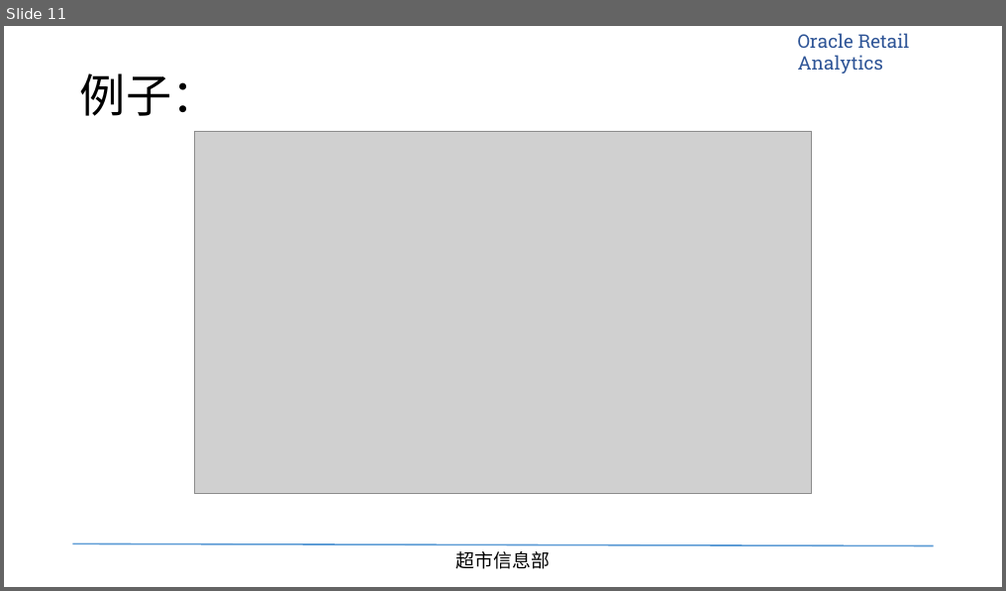
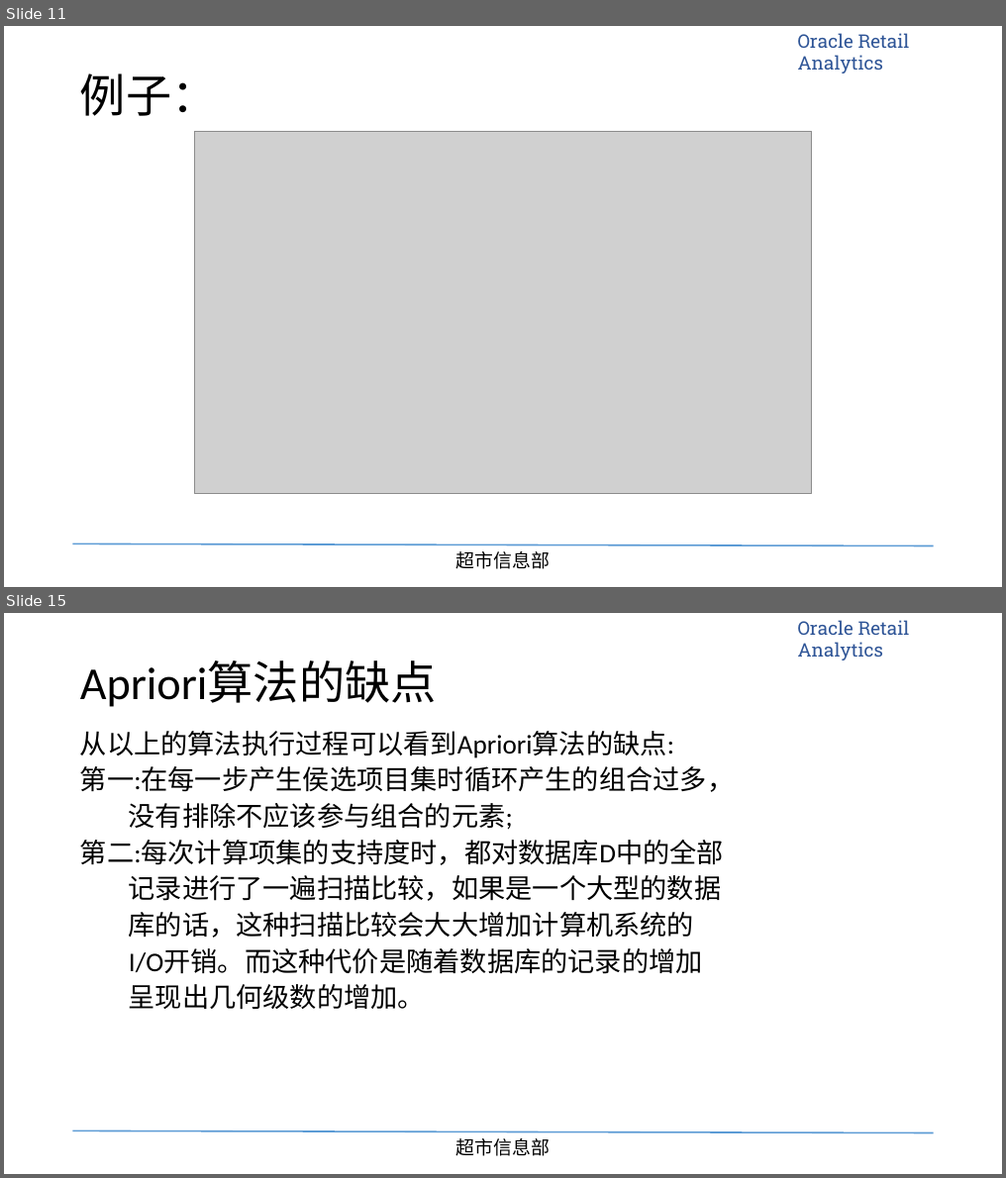
Before and after one commit to tigeryangjin/BBG, a slide deck: Task/2016-01-27-购物篮关联分析/PPT/超市信息部-关联分析培训.pptx. Shown one above the other, each under a label of ours: slide 11 before the commit, slides 11 and 15 after it; the slides between them are not shown. The pictures are 1006x591 and 1006x1178 pixels, drawn with LibreOffice and Linux fonts; fonts in the diff are those of the drawing; grey boxes stand for pictures; background and template pictures are left out. Boxes give left, top, right and bottom in pixels: in the first picture for what was removed or moved away, otherwise in the second. Text is boxed around its words. In the diff, an @@ line names an element or a change of style, - is before the commit and + after.

```diff
--- a/Task/2016-01-27-购物篮关联分析/PPT/超市信息部-关联分析培训.pptx
+++ b/Task/2016-01-27-购物篮关联分析/PPT/超市信息部-关联分析培训.pptx
@@ slide 15 added at (4, 613, 1002, 1174), background #FFFFFF; not listed: 3 template elements that a slide beside it also shows @@
@@ title added at (80, 661, 437, 707), 44 pt, text #000000 @@
+Apriori算法的缺点
@@ text added at (80, 731, 734, 1009), 25.9 pt, text #000000 @@
+从以上的算法执行过程可以看到Apriori算法的缺点:
+第一:在每一步产生侯选项目集时循环产生的组合过多，
+没有排除不应该参与组合的元素;
+第二:每次计算项集的支持度时，都对数据库D中的全部
+记录进行了一遍扫描比较，如果是一个大型的数据
+库的话，这种扫描比较会大大增加计算机系统的
+I/O开销。而这种代价是随着数据库的记录的增加
+呈现出几何级数的增加。
```
Also in this commit, not shown: 4 slides changed, 2 other slides added, 3 slides removed, 27 other files.
